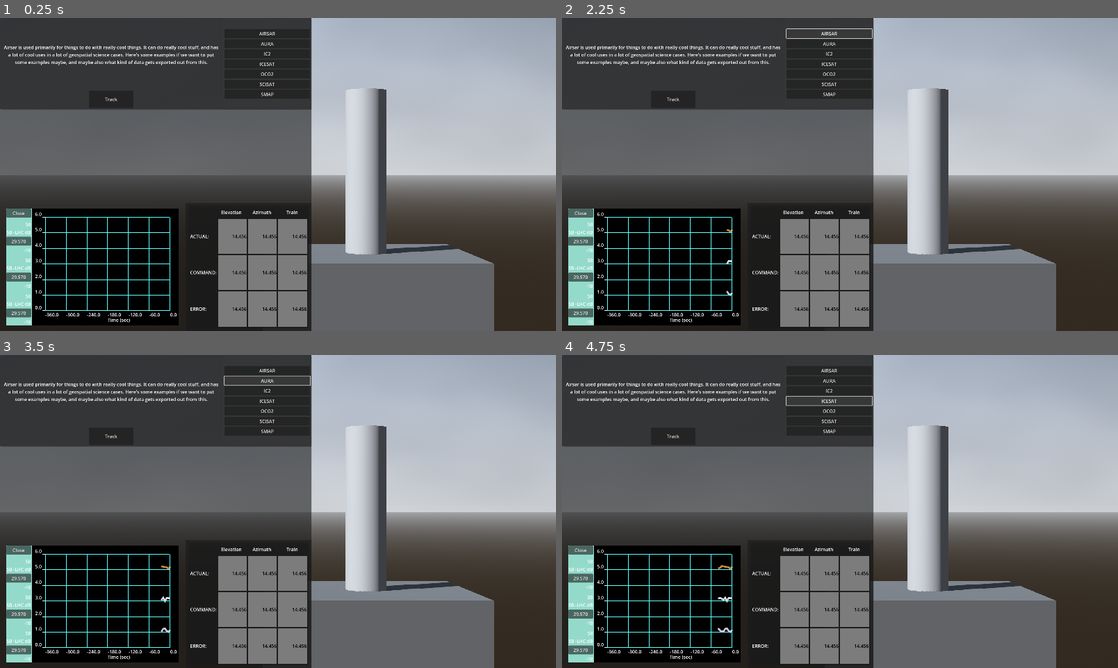
Above: before the commit, frames 1-4 (two rows, left to right).
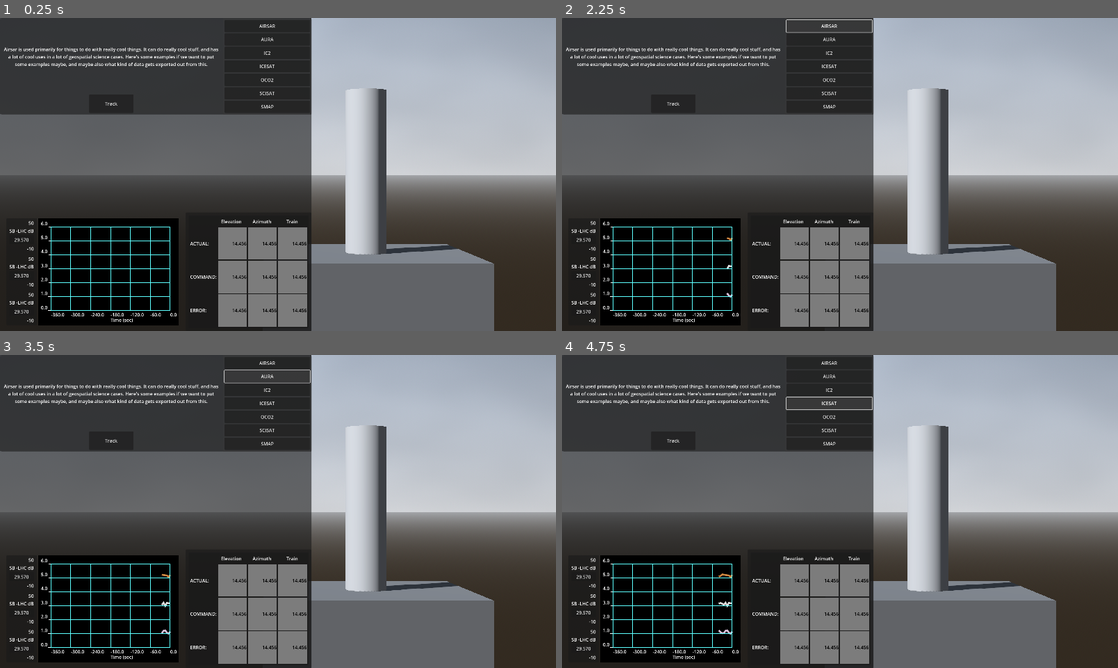
Above: after the commit, the same moments.

Repository: asfadmin/antenna-museum-exhibit
Game: Godot game, scene res://src/main.tscn
Same seed, same stepped clock (60 frames per second), same inputs: the game is played once before the commit and once after it.
Inputs:
- Up to frame 1 (0.25 s): no input
- Up to frame 2 (2.25 s): click "Track" at 0.5 s; click "29.570" at 1.25 s; click "AIRSAR" at 2 s
- Up to frame 3 (3.5 s): click "AURA" at 2.75 s
- Up to frame 4 (4.75 s): click "IC2" at 3.5 s; click "ICESAT" at 4.25 s

The runs differ from the first frame. In frame 1, 7.3% of the frame differs, in the area x 0-56%, y 2-99%; in frame 2, 7.5%; in frame 3, 7.5%; in frame 4, 7.6%.

Commit message:
style: fix up some colors

Diff:
--- a/exhibit-frontend/PlotControl.tscn
+++ b/exhibit-frontend/PlotControl.tscn
@@ -16,97 +16,96 @@
 script = ExtResource("1_2ljep")
 graph_node = NodePath("HBoxContainer/Graph")
 
-[node name="ColorRect" type="ColorRect" parent="."]
-layout_mode = 2
-color = Color(0.575343, 0.854855, 0.795487, 1)
-
-[node name="CanvasLayer" type="CanvasLayer" parent="."]
-
 [node name="HBoxContainer" type="HBoxContainer" parent="."]
 layout_mode = 2
 
-[node name="VBoxContainer" type="VBoxContainer" parent="HBoxContainer"]
+[node name="PanelContainer" type="PanelContainer" parent="HBoxContainer"]
+layout_mode = 2
+size_flags_horizontal = 3
+size_flags_stretch_ratio = 1.55
+
+[node name="MarginContainer" type="MarginContainer" parent="HBoxContainer/PanelContainer"]
+layout_mode = 2
+theme_override_constants/margin_left = 10
+theme_override_constants/margin_top = 5
+theme_override_constants/margin_right = 10
+theme_override_constants/margin_bottom = 5
+
+[node name="VBoxContainer" type="VBoxContainer" parent="HBoxContainer/PanelContainer/MarginContainer"]
 layout_mode = 2
 size_flags_horizontal = 3
 alignment = 1
 
-[node name="Button" type="Button" parent="HBoxContainer/VBoxContainer"]
-layout_mode = 2
-text = "Close"
-
-[node name="HSeparator" type="HSeparator" parent="HBoxContainer/VBoxContainer"]
+[node name="GridContainer" type="VBoxContainer" parent="HBoxContainer/PanelContainer/MarginContainer/VBoxContainer"]
 layout_mode = 2
 
-[node name="GridContainer" type="VBoxContainer" parent="HBoxContainer/VBoxContainer"]
-layout_mode = 2
-
-[node name="TopRight" type="Label" parent="HBoxContainer/VBoxContainer/GridContainer"]
+[node name="TopRight" type="Label" parent="HBoxContainer/PanelContainer/MarginContainer/VBoxContainer/GridContainer"]
 layout_mode = 2
 text = "50"
 horizontal_alignment = 2
 
-[node name="LHC" type="Label" parent="HBoxContainer/VBoxContainer/GridContainer"]
+[node name="LHC" type="Label" parent="HBoxContainer/PanelContainer/MarginContainer/VBoxContainer/GridContainer"]
 layout_mode = 2
 text = "SB -LHC dB"
 horizontal_alignment = 1
 
-[node name="Button" type="Button" parent="HBoxContainer/VBoxContainer/GridContainer"]
+[node name="Button" type="Button" parent="HBoxContainer/PanelContainer/MarginContainer/VBoxContainer/GridContainer"]
 layout_mode = 2
 text = "29.570"
 
-[node name="BottomRight" type="Label" parent="HBoxContainer/VBoxContainer/GridContainer"]
+[node name="BottomRight" type="Label" parent="HBoxContainer/PanelContainer/MarginContainer/VBoxContainer/GridContainer"]
 layout_mode = 2
 text = "-10
 "
 horizontal_alignment = 2
 
-[node name="HSeparator2" type="HSeparator" parent="HBoxContainer/VBoxContainer"]
+[node name="HSeparator2" type="HSeparator" parent="HBoxContainer/PanelContainer/MarginContainer/VBoxContainer"]
 layout_mode = 2
 
-[node name="GridContainer2" type="VBoxContainer" parent="HBoxContainer/VBoxContainer"]
+[node name="GridContainer2" type="VBoxContainer" parent="HBoxContainer/PanelContainer/MarginContainer/VBoxContainer"]
 layout_mode = 2
 
-[node name="TopRight" type="Label" parent="HBoxContainer/VBoxContainer/GridContainer2"]
+[node name="TopRight" type="Label" parent="HBoxContainer/PanelContainer/MarginContainer/VBoxContainer/GridContainer2"]
 layout_mode = 2
 text = "50"
 horizontal_alignment = 2
 
-[node name="LHC" type="Label" parent="HBoxContainer/VBoxContainer/GridContainer2"]
+[node name="LHC" type="Label" parent="HBoxContainer/PanelContainer/MarginContainer/VBoxContainer/GridContainer2"]
 layout_mode = 2
 text = "SB -LHC dB"
 horizontal_alignment = 1
 
-[node name="Button" type="Button" parent="HBoxContainer/VBoxContainer/GridContainer2"]
+[node name="Button" type="Button" parent="HBoxContainer/PanelContainer/MarginContainer/VBoxContainer/GridContainer2"]
 layout_mode = 2
 text = "29.570"
 
-[node name="BottomRight" type="Label" parent="HBoxContainer/VBoxContainer/GridContainer2"]
+[node name="BottomRight" type="Label" parent="HBoxContainer/PanelContainer/MarginContainer/VBoxContainer/GridContainer2"]
 layout_mode = 2
 text = "-10
 "
 horizontal_alignment = 2
 
-[node name="HSeparator3" type="HSeparator" parent="HBoxContainer/VBoxContainer"]
+[node name="HSeparator3" type="HSeparator" parent="HBoxContainer/PanelContainer/MarginContainer/VBoxContainer"]
 layout_mode = 2
 
-[node name="GridContainer3" type="VBoxContainer" parent="HBoxContainer/VBoxContainer"]
+[node name="GridContainer3" type="VBoxContainer" parent="HBoxContainer/PanelContainer/MarginContainer/VBoxContainer"]
 layout_mode = 2
 
-[node name="TopRight" type="Label" parent="HBoxContainer/VBoxContainer/GridContainer3"]
+[node name="TopRight" type="Label" parent="HBoxContainer/PanelContainer/MarginContainer/VBoxContainer/GridContainer3"]
 layout_mode = 2
 text = "50"
 horizontal_alignment = 2
 
-[node name="LHC" type="Label" parent="HBoxContainer/VBoxContainer/GridContainer3"]
+[node name="LHC" type="Label" parent="HBoxContainer/PanelContainer/MarginContainer/VBoxContainer/GridContainer3"]
 layout_mode = 2
 text = "SB -LHC dB"
 horizontal_alignment = 1
 
-[node name="Button" type="Button" parent="HBoxContainer/VBoxContainer/GridContainer3"]
+[node name="Button" type="Button" parent="HBoxContainer/PanelContainer/MarginContainer/VBoxContainer/GridContainer3"]
 layout_mode = 2
 text = "29.570"
 
-[node name="BottomRight" type="Label" parent="HBoxContainer/VBoxContainer/GridContainer3"]
+[node name="BottomRight" type="Label" parent="HBoxContainer/PanelContainer/MarginContainer/VBoxContainer/GridContainer3"]
 layout_mode = 2
 text = "-10
 "
--- a/exhibit-frontend/src/main.tscn
+++ b/exhibit-frontend/src/main.tscn
@@ -135,30 +135,37 @@
 
 [node name="AQUAButton" type="Button" parent="PanelContainer/VBoxContainer/PanelContainer/Control/PanelContainer/MarginContainer/VBoxContainer"]
 layout_mode = 2
+size_flags_vertical = 3
 text = "AIRSAR"
 
 [node name="AURAButton" type="Button" parent="PanelContainer/VBoxContainer/PanelContainer/Control/PanelContainer/MarginContainer/VBoxContainer"]
 layout_mode = 2
+size_flags_vertical = 3
 text = "AURA"
 
 [node name="IC2Button" type="Button" parent="PanelContainer/VBoxContainer/PanelContainer/Control/PanelContainer/MarginContainer/VBoxContainer"]
 layout_mode = 2
+size_flags_vertical = 3
 text = "IC2"
 
 [node name="ICESATButton" type="Button" parent="PanelContainer/VBoxContainer/PanelContainer/Control/PanelContainer/MarginContainer/VBoxContainer"]
 layout_mode = 2
+size_flags_vertical = 3
 text = "ICESAT"
 
 [node name="OCO2Button" type="Button" parent="PanelContainer/VBoxContainer/PanelContainer/Control/PanelContainer/MarginContainer/VBoxContainer"]
 layout_mode = 2
+size_flags_vertical = 3
 text = "OCO2"
 
 [node name="SCIS0ATButton" type="Button" parent="PanelContainer/VBoxContainer/PanelContainer/Control/PanelContainer/MarginContainer/VBoxContainer"]
 layout_mode = 2
+size_flags_vertical = 3
 text = "SCISAT"
 
 [node name="SMAPButton" type="Button" parent="PanelContainer/VBoxContainer/PanelContainer/Control/PanelContainer/MarginContainer/VBoxContainer"]
 layout_mode = 2
+size_flags_vertical = 3
 text = "SMAP"
 
 [node name="Control2" type="Control" parent="PanelContainer/VBoxContainer"]
